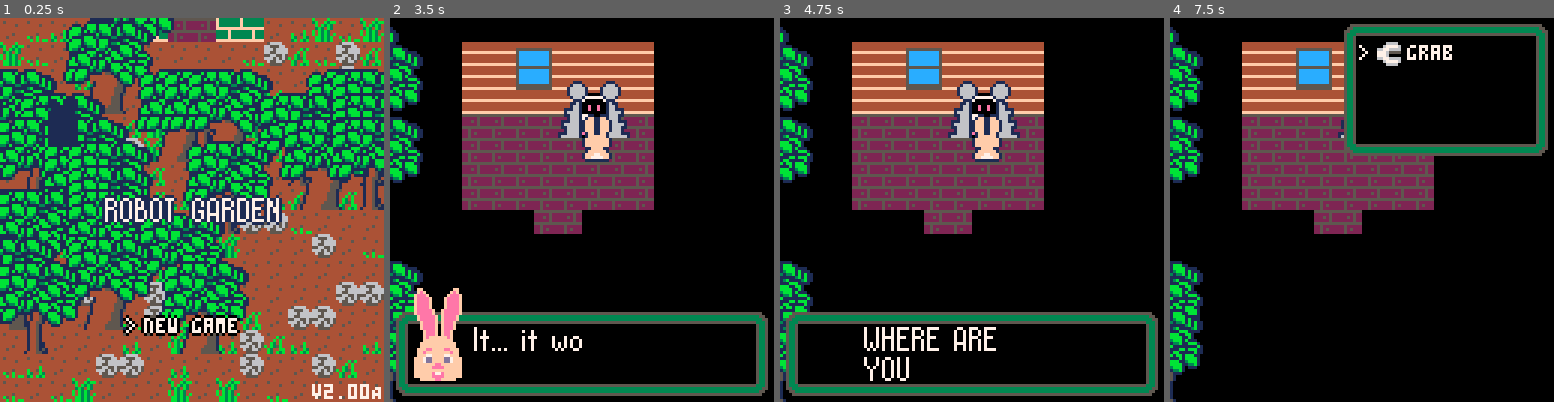
Above: before the commit, frames 1-4 (left to right).
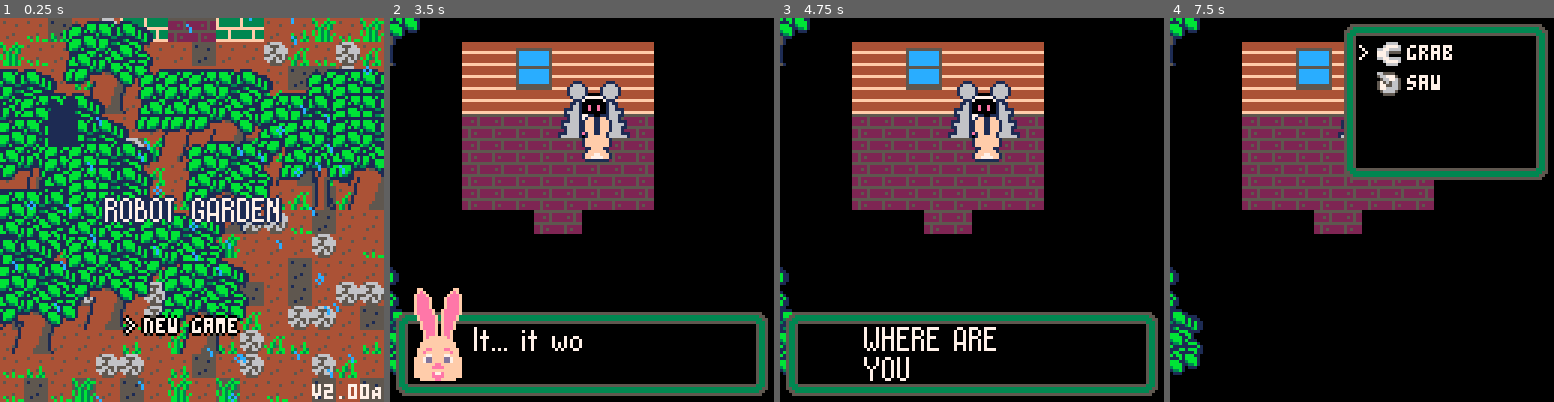
Above: after the commit, the same moments.

Repository: DeCarabas/pico_carts
Game: PICO-8 cartridge robo2.p8
Same seed, same stepped clock (60 frames per second), same inputs: the game is played once before the commit and once after it.
Inputs:
- Up to frame 1 (0.25 s): no input
- Up to frame 2 (3.5 s): tap X (X key) at 0.33, 1.07, 1.85, 2.97 s; tap O (Z key) at 0.7, 1.7, 2.1, 2.5, 2.9, 3.3 s; hold Right 1.6-2.1 s; hold Up 2.15-2.42 s; hold Right 2.47-3.03 s; hold Left from 3.08 s (still down)
- Up to frame 3 (4.75 s): release Left at 3.58 s; hold Down 3.63-3.97 s; tap O (Z key) at 3.7, 4.1, 4.5 s; hold Right 4.02-4.68 s; tap X (X key) at 4.08 s; hold Up from 4.73 s (still down)
- Up to frame 4 (7.5 s): tap O (Z key) every 0.4 s from 4.9 to 7.3 s; release Up at 5.03 s; hold Left 5.08-5.68 s; tap X (X key) at 5.2, 6.32, 7.43 s; hold Down 5.73-6.03 s; hold Right 6.08-6.58 s; hold Right 6.63-7.13 s; hold Up 7.18-7.45 s

The runs differ from the first frame. In frame 1, 8.6% of the frame differs, in the area x 0-100%, y 0-100%; in frame 2, 3.6%; in frame 3, 3.7%; in frame 4, 8.2%.

Commit message:
So much refactor garbage

Diff:
--- a/robo2.p8
+++ b/robo2.p8
@@ -19,6 +19,9 @@
 -- :todo: weather sound indoors
 -- :todo: birds singing at night?
 
+-- the base object for the cutscene system
+script={}
+
 -- the pico-8  map is 128x32
 
 -- that's two maps tall and eight maps wide
@@ -73,13 +76,14 @@
   place_rand(30,149) --stump
   place_rand(40,160) --rock
 
-  for x=6,9 do       -- clear the front door
-    for y=1,3 do
+  for x=5,10 do       -- clear the front door
+    for y=1,4 do
       set_item(x,y,0)
     end
   end
 
   flower_pockets={}
+  flowers={}
 
   flower_seeds={}
   for fi=0,15 do
@@ -219,7 +223,8 @@
   -- now pack up the items. each item gets 6 bits.
   -- the high bits are the signal bits:
   --
-  --   0b0xxxxx     xxxxx = raw sprite index
+  --   0b00xxxx     xxxx  = raw sprite index
+  --   0b01xxxx     xxxx  = tree (xxxx=style?)
   --   0b1axxxx     xxxx  = seed index, a = age
   --                        (0=half grown, 1=full grown)
   --
@@ -248,19 +253,25 @@
                 if flower.age > 0.5 then
                   encoded |= 0b010000
                 end
-                written=true
-                break
               end
             end
-            break
           end
         end
+      elseif item==149 then
+         encoded = 0b010000
+         for t in all(trees) do
+            if t.x==x and t.y==y then
+               if t.s==207 then
+                  encoded = 0b011000
+               else
+                  encoded = 0b011001
+               end
+            end
+         end
       else
         for ii=1,#save_item_code do
           if save_item_code[ii]==item then
             encoded = ii
-            written=true
-            break
           end
         end
       end
@@ -279,7 +290,6 @@
       for fp in all(flower_pockets) do
         if fp.seed==seed then
           fc,sc=fp.flower_count,fp.seed_count
-          break
         end
       end
     end
@@ -291,7 +301,6 @@
   for fi=1,#flower_seeds do
      if flower_seeds[fi]==penny.want_seed then
         want_seed,want_count=fi-1,penny.want_count
-        break
      end
   end
   w:pack(4, want_seed, want_count)-- 253
@@ -346,6 +355,13 @@
 
         --assert(si>0 and si<=#flower_seeds, x.." "..y.." "..si)
         add_flower(flower_seeds[si], age, x, y)
+      elseif encoded & 0b010000 ~= 0 then
+        set_item(x,y,149)
+        if encoded==0b011000 then
+           add(trees,{x=x,y=y,s=206})
+        elseif encoded==0b011001 then
+           add(trees,{x=x,y=y,s=238})
+        end
       else
         set_item(x,y,save_item_code[encoded])
       end
@@ -414,7 +430,7 @@
 
   walk_cost=0.1
   grab_cost=1
-  plow_cost=1
+  saw_cost=3
   water_cost=0.2
   plant_cost=0.2
 
@@ -485,7 +501,7 @@
   --poke(0x5f36,0x40) -- disable print scroll
   flower:init(flower_sy)
 
-  cartdata("doty_robo_p8")
+  cartdata("doty_robo_2_p8")
 
   load_font()
   init_fx()
@@ -530,8 +546,8 @@
 -- 0: collision
 -- 1: cannot plant
 -- 2: grab-able
--- 3: plowable
--- 4: plowed
+-- 3: cut-able
+-- 4: dig-able
 -- 5: wet
 -- 6: tp outside/inside
 --
@@ -560,29 +576,28 @@
   end
 end
 
+-- anim is a comma-separated list of numbers forming frame,duration pairs
+-- eg 1,34,87,12 means "frame 1 for 34 frames, then 87 for 12 frames."
 function animate(anim,done)
-  animation=anim
-  anim_done=done
-  anim_index=1
-
-  local frame=anim[1]
-  anim_duration=frame.duration
+   animation=split(anim)
+   anim_done=done
+   anim_index=1
+   anim_duration=animation[2]
 end
 
 function update_animation()
-  if animation then
-    anim_duration-=1
-    if anim_duration==0 then
-      anim_index+=1
-      if anim_index>#animation then
-        animation=nil
-        anim_done()
-      else
-        local frame=animation[anim_index]
-        anim_duration=frame.duration
+   if animation then
+      anim_duration-=1
+      if anim_duration==0 then
+         anim_index+=2
+         if anim_index>#animation then
+            animation=nil
+            if anim_done then anim_done() end
+         else
+            anim_duration=animation[anim_index+1]
+         end
       end
-    end
-  end
+   end
 end
 
 function collide(px,py,tx,ty)
@@ -610,23 +625,31 @@
 end
 
 is_sleeping = false
-sleep_until = nil
 
 function sleep_until_morning()
-  d=2
-  animate(
-    {{frame=1,duration=15},
-      {frame=13,duration=15},
-      {frame=45,duration=15}},
-    function()
-       is_sleeping=true
-       if hour>=8 then
-          sleep_until=day+1
-       else
-          sleep_until=day
-       end
-    end
-  )
+   sleep_thread=cocreate(function()
+         animate("1,15,13,15,45,15")
+         yield()
+
+         is_sleeping=true
+         fade_out()
+
+         day+=1 hour=8
+         save_game()
+
+         fade_in()
+         animate("45,15,13,15,1,15")
+         yield()
+
+         is_sleeping=false
+         update_fn=update_walk
+   end)
+   update_fn=update_sleep
+   assert(coresume(sleep_thread))
+end
+
+function update_sleep()
+   assert(coresume(sleep_thread))
 end
 
 function yield_until(until_hour)
@@ -679,28 +702,11 @@
     end
   end
 
-  if is_sleeping and day == sleep_until and hour >= 8 then
-     energy_level=max_energy
-     is_sleeping=false
-     sleep_until=nil
-     animate(
-        {{frame=45, duration=15},
-           {frame=13, duration=15},
-           {frame=1,  duration=15}},
-        function()
-           save_game()
-     end)
-  end
-
   season = flr(day/28)+1
   winter = season==3
 end
 
 function update_bgm()
-  if is_sleeping then
-    return
-  end
-
   if not stat(57) then
      if time_near(10) then
         music(2)
@@ -729,11 +735,11 @@
   update_bgm()
 end
 
-function update_walk_impl()
+function update_walk()
   update_core()
   check_objective()
 
-  if not is_sleeping and px==tx and py==ty then
+  if px==tx and py==ty then
     if btnp(⬅️) then
       if d~=0 then d=0 else tx=px-1 end
     elseif btnp(➡️) then
@@ -781,35 +787,15 @@
   end
 
   if energy_level<=0 then
-    -- uh oh, trouble.
-    fade_out(function()
-        px=base_x py=base_y d=2
-        tx=px ty=py walking=false
-        day+=1 hour=8
-        is_sleeping=false
-        if chapter < 2 then
-          do_script(cs_firstcharge)
-        else
-          do_script(cs_nobattery)
-        end
-    end)
+     -- uh oh, trouble.
+     if chapter < 2 then
+        do_script(cs_firstcharge)
+     else
+        do_script(cs_nobattery)
+     end
   end
 
   idle_time+=0.0333
-end
-
-function update_walk()
-  -- all the good stuff is in update_walk_impl but we have this
-  -- stutter to make it easier to loop updates when sleeping or
-  -- whatever.
-  if is_sleeping then
-    for _i=1,20 do
-      update_walk_impl()
-      if not is_sleeping then return end
-    end
-  else
-    update_walk_impl()
-  end
 end
 
 function update_menu()
@@ -823,6 +809,7 @@
         if px==base_x and py==base_y then
            sleep_until_morning()
            menu_mode=false
+           return
         else
            sfx(0, 3) -- buzz
         end
@@ -1066,17 +1053,16 @@
   local fl=false
 
   if animation then
-    local frame=animation[anim_index]
-    idx=frame.frame
+     idx=animation[anim_index]
   elseif grabbed_item then
-    idx=35
+     idx=35
   elseif is_sleeping then
-    idx=45
-    d=2
+     idx=45
+     d=2
   elseif not title_screen then
-    if (flr(time()*4)%2)==0 then
-      idx+=2
-    end
+     if (flr(time()*4)%2)==0 then
+        idx+=2
+     end
   end
 
   --if d==2 then fl=false end
@@ -1360,7 +1346,24 @@
   -- to do a blackout.)
   cls(0)
   if not blank_screen then
+     -- render a frame with all good colors but holes for trees
      draw_game()
+     memcpy(0x8000,0x6000,0x2000) -- screenshot with holes for trees
+
+     -- now render the frame with all the trees, but penny and robo are in shadow
+     --tree_shadows=false
+     --draw_game()
+
+     --memcpy(0,0x8000,0x2000) -- copy screenshot to sprite sheet
+
+     -- now copy the original render over the new render. the trees were holes,
+     -- so the trees we rendered in the second pass are the only thing that is
+     -- retained. *also* if penny or robo were behind trees, then they will *also*
+     -- be retained, but as shadows. this also has the nice effect of doing pixel-
+     -- accurate clipping, for partial shadowing.
+     --sspr(0,0,128,128,0,0)
+
+     --reload(0,0,0x2000) -- reload spritesheet
   end
 
   -- the little box where people
@@ -1412,11 +1415,12 @@
 
   energy_level-=water_cost
   animate(
-    {{frame=35,duration=10}},
-    function()
-      tank_level-=10
-      wet_ground(tx, ty)
-  end)
+     "35,10",
+     function()
+        tank_level-=10
+        wet_ground(tx, ty)
+     end
+  )
 end
 
 function init_birds()
@@ -1769,7 +1773,6 @@
   set_item(tx,ty,148) -- add placeholder
 end
 
-script={}
 function script:give_flower_post()
    if chapter==4 then
       chapter=5
@@ -1955,54 +1958,38 @@
   end
 end
 
-function i_till(item,tx,ty)
-  -- check *plowable*
-  if not map_flag_all(tx,ty,3) then
-    buzz("not plowable")
-    return
-  end
-
-  if energy_level<plow_cost then
+function i_saw(item,tx,ty)
+  if energy_level<saw_cost then
     buzz("insufficient energy")
     return
   end
 
-  energy_level-=plow_cost
+  energy_level-=saw_cost
   animate(
-    {{frame=33, duration=5}},
-    function()
-      if get_item(tx,ty)~=0 then
-        remove_plant(tx,ty)
-        set_item(tx,ty,0) -- destroy
-      end
-      if map_flag(tx, ty, 5) then
-         mset(tx,ty,68)    -- wet plowed
-      else
-         mset(tx,ty,66)    -- plowed
-      end
-  end)
+     "33,5",
+     function()
+        for t in all(trees) do
+           if t.x==tx and t.y==ty then
+              del(trees, t) -- but leave the stump
+           end
+        end
+     end
+  )
 end
 
 function init_items()
   item_sel=1
 end
-
--- portraits
--- (for cut scenes but need them below)
-
 
 tl_grab={
   icon=142,name="grab",
   fn=i_grab,give=give_tool}
-tl_till={
-  icon=141,name="till",
-  fn=i_till,give=[[
+tl_saw={
+   icon=140,name="saw",
+  fn=i_saw,give=[[
 p=py_mid_talk
-How's that plow|working?
-
-p=py_mid_closed
-Remember, you need|to clear the ground
-before you plant|flowers.
+Hey, careful with|that!
+That thing's sharp!
   ]]
 }
 tl_water={
@@ -2030,10 +2017,10 @@
 function get_items()
   local items
   if chapter < 4 then
-    items = {tl_grab}
+    items = {tl_grab,tl_saw}
   else
     items = {
-      tl_grab,tl_till,tl_water,
+      tl_grab,tl_saw,tl_water,
       tl_grass}
 
     for fp in all(flower_pockets) do
@@ -2171,26 +2158,27 @@
   end
 end
 
-function fade_out(fn)
-  fade_t=5
-  fade_lvl=sunshine_map[flr(hour)]
-  update_fn=update_fade
-  fade_cb=fn
-end
-
-function update_fade()
-  enable_dark(fade_lvl)
-  fade_t-=1
-  if fade_t<=0 then
-    fade_lvl+=1
-    if fade_lvl>5 then
-      disable_dark()
-      fade_cb()
-    else
-      fade_t=5
-    end
-  end
-end
+function fade_loop(fade_lvl)
+   for _xi=1,5 do
+      enable_dark(fade_lvl)
+      yield()
+   end
+end
+
+function fade_out()
+   for fade_lvl=sunshine_map[flr(hour)],5 do
+      fade_loop(fade_lvl)
+   end
+end
+
+function fade_in()
+   local fade_lvl=5
+   while fade_lvl>=sunshine_map[flr(hour)] do
+      fade_loop(fade_lvl)
+      fade_lvl-=1
+   end
+end
+
 
 -- function dump_darkness()
 --    pal()
@@ -2308,7 +2296,15 @@
   chapter = 1
 end
 
+function fadeout_charge()
+   fade_out()
+   px=base_x py=base_y d=2
+   tx=px ty=py walking=false
+   day+=1 hour=8
+end
+
 function script:firstcharge_pre()
+   fadeout_charge()
    blank_screen=true
    cls(0)
    penny:show(base_x,base_y+1,0)
@@ -2569,6 +2565,8 @@
 -- local old_penny_visible
 
 function script:nobattery_pre()
+   fadeout_charge()
+
    -- Since it's always 8am let's just allow this?
    -- function penny:visible()
    -- local x,y=penny.x,penny.y
@@ -2912,6 +2910,7 @@
         yield_until(8)
 
         -- come back to the field
+        self.hidden=false
         self:run_to(old_x, self.y)
       end
   end)
@@ -3301,8 +3300,8 @@
 
 
 __gff__
-0800000000000000000000000000000000000000000000000000000000000000000000000000000000000000000000000000000000000000000000000000000008071828380203000000000000000000000003030342030000000000000000000000000300000000000000000000000000000203000000000000000000000000
-000000000000000000000000000000000a0a0a0a0e0700000000000000000000070000000000000000000000000000000000000000000000000000000000000000000000000000000000000000000000000000000000000000000000000000000000000000000000000000000000000000000000000000000000000000000000
+0800000000000000000000000000000000000000000000000000000000000000000000000000000000000000000000000000000000000000000000000000000000071820380203000000000000000000000003030342030000000000000000000000000300000000000000000000000000000203000000000000000000000000
+000000000000000000000000000000000a0a0a0a0e1b00000000000000000000070000000000000000000000000000000000000000000000000000000000000000000000000000000000000000000000000000000000000000000000000000000000000000000000000000000000000000000000000000000000000000000000
 __map__
 4040404040565655555656404040404000005252525252525252525200000000000000000000000000000000000000000000000000000000000000000000000000000000000000000000000000000000000000000000000000000000000000000000000000000000000000000000000000000000000000000000000000000000
 4040404040404040404040404040404000005246464748464646465200000000000000000000000000000000000000000000000000000000000000000000000000000000000000000000000000000000000000000000000000000000000000000000000000000000000000000000000000000000000000000000000000000000
